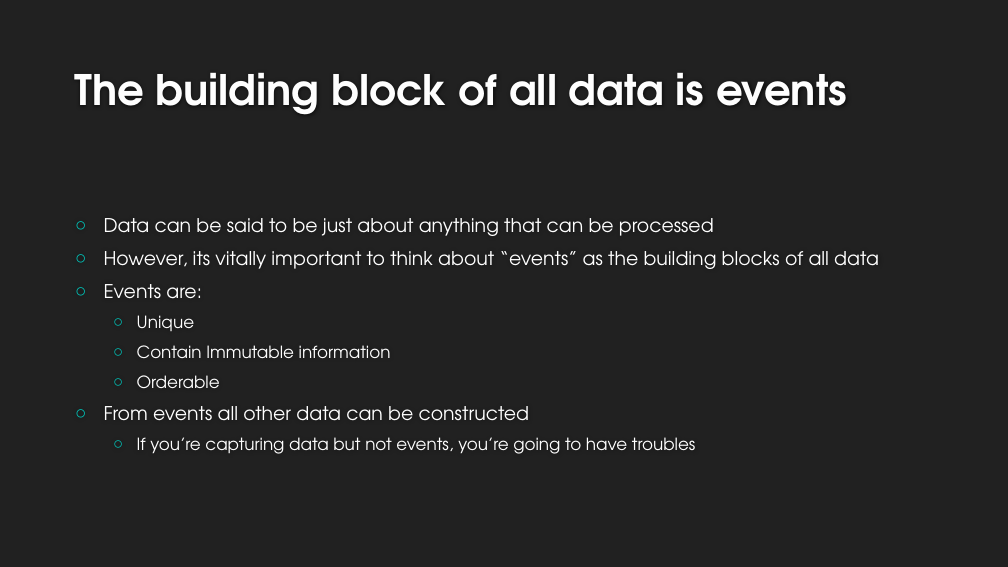
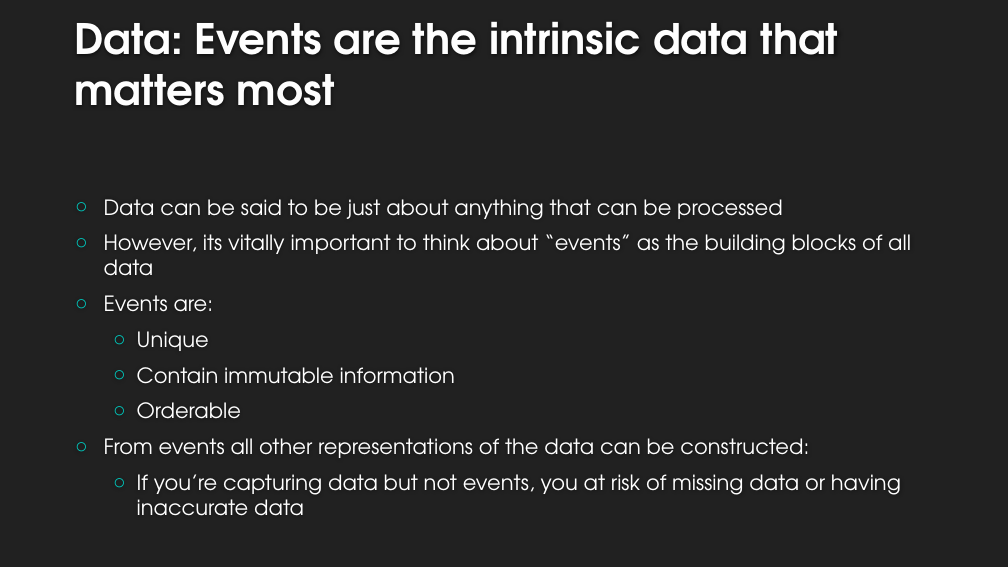
Before and after one commit to bwehrle/Presentations, a slide deck: slide 4 of Recommendations_for_data-processing_systems.pptx. Drawn at 1008x567 pixels with LibreOffice and Linux fonts; fonts in the diff are those of the drawing; background and template pictures are left out. Boxes give left, top, right and bottom in pixels: in the first picture for what was removed or moved away, otherwise in the second. Text is boxed around its words. In the diff, an @@ line names an element or a change of style, - is before the commit and + after.

Commit message:
Added examples and fixed formatting

```diff
--- a/Recommendations_for_data-processing_systems.pptx
+++ b/Recommendations_for_data-processing_systems.pptx
@@ title at (x1=75, y1=21, x2=838, y2=106): text changed @@
-The building block of all data is events
+Data: Events are the intrinsic data that matters most
@@ text at (x1=104, y1=199, x2=911, y2=419): size 18 to 20 pt in "Data can be said to be just ...", "However, its vitally important to think about ...", "Events are:"; size 16 to 20 pt in "Unique", "Orderable" @@
@@ text at (x1=137, y1=367, x2=455, y2=384): text changed; size 16 to 20 pt @@
-  ○ Contain Immutable information
+  ○ Contain immutable information
@@ text at (x1=104, y1=438, x2=901, y2=516): text changed; size 16 to 20 pt @@
-○ From events all other data can be constructed
-  ○ If you’re capturing data but not events, you’re going to have troubles
+○ From events all other representations of the data can be constructed:
+  ○ If you’re capturing data but not events, you at risk of missing data or having inaccurate data
```
Also in this commit, not shown: 11 other slides changed, 6 slides added, 1 slide removed.
